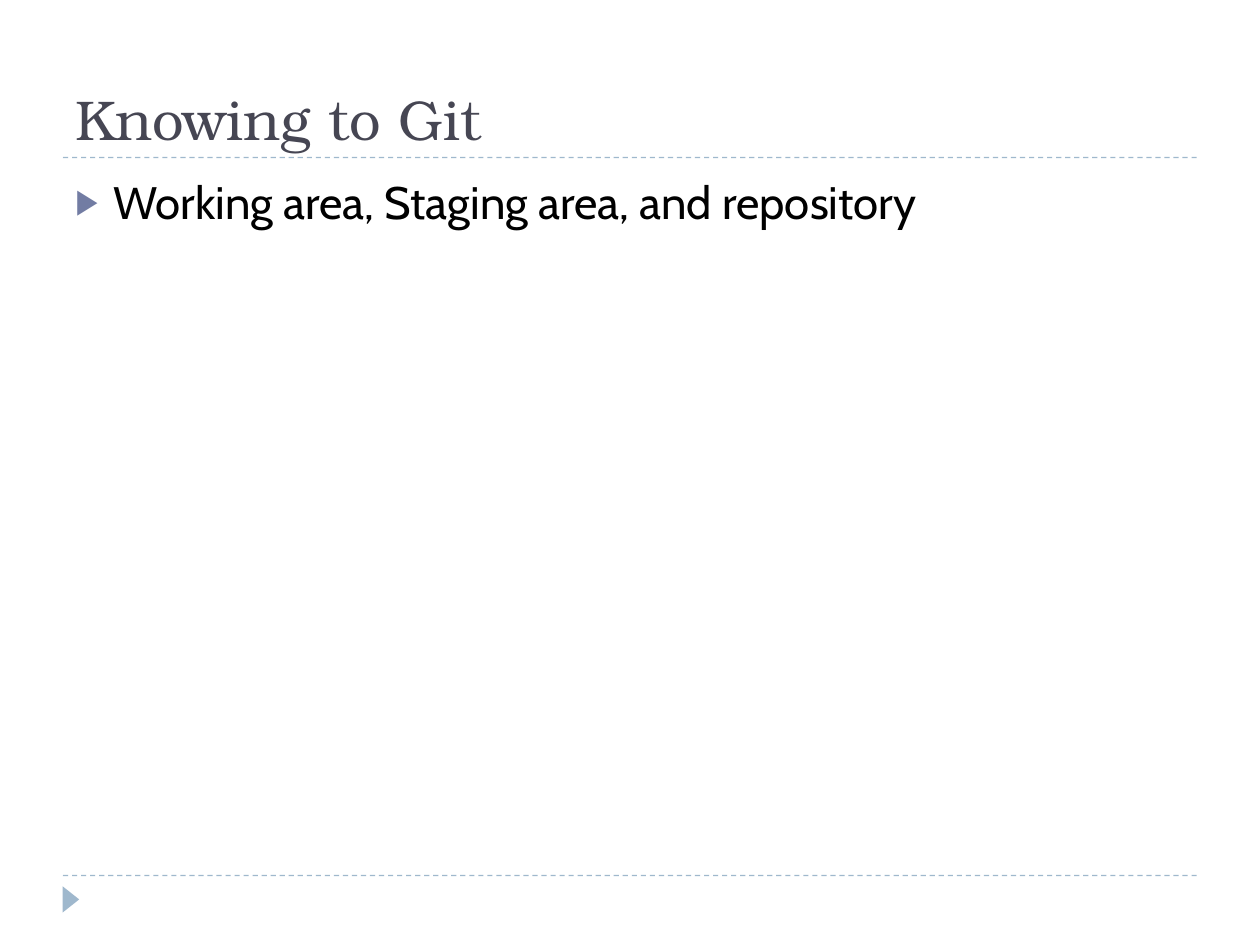
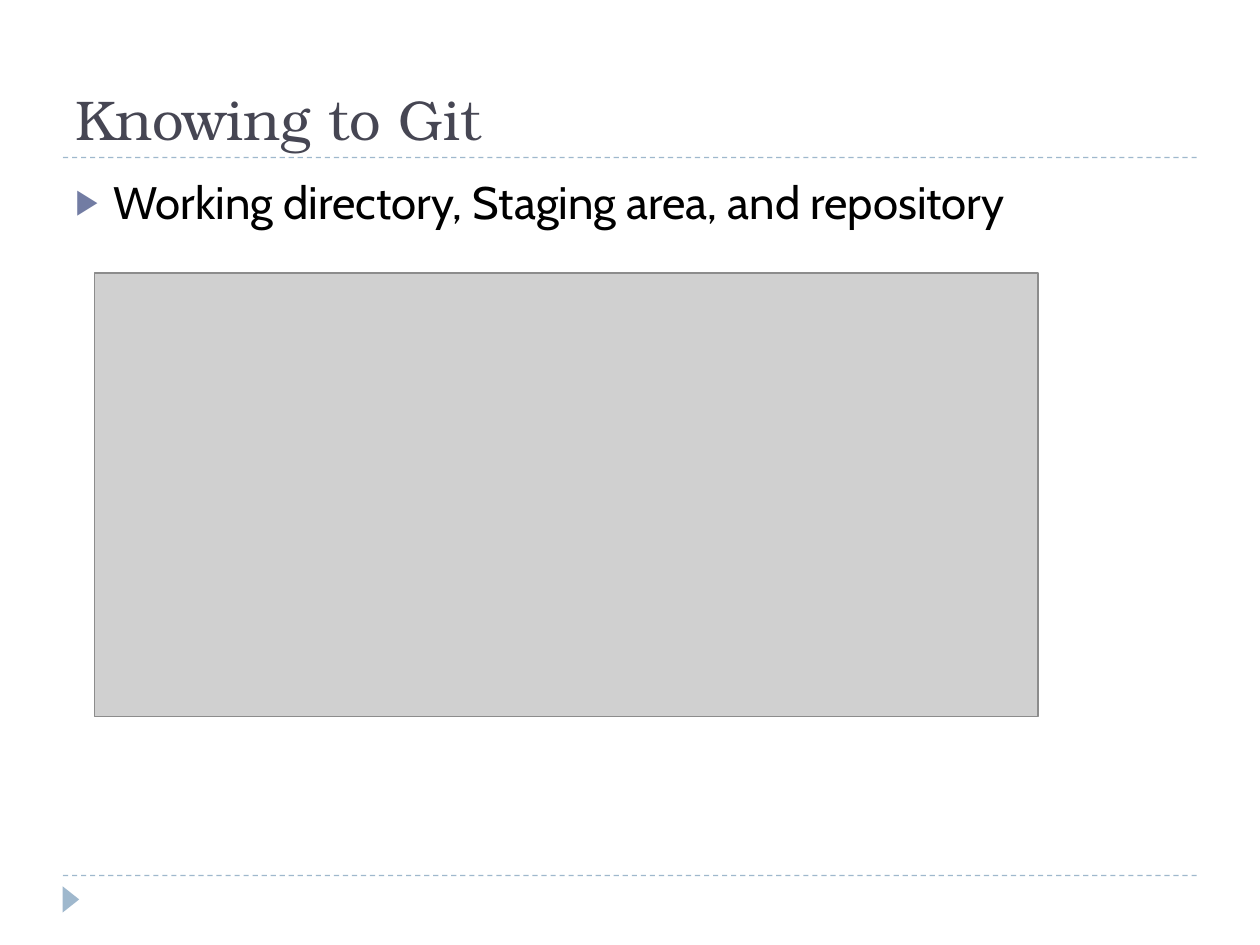
Before and after one commit to SamNiBoy/Trainning, a slide deck: slide 4 of Productivity_Git_Training.pptx. Drawn at 1260x945 pixels with LibreOffice and Linux fonts; fonts in the diff are those of the drawing; grey boxes stand for pictures. Boxes give left, top, right and bottom in pixels: in the first picture for what was removed or moved away, otherwise in the second. Text is boxed around its words. In the diff, an @@ line names an element or a change of style, - is before the commit and + after.

```diff
--- a/Productivity_Git_Training.pptx
+++ b/Productivity_Git_Training.pptx
@@ text at box(113, 185, 1005, 230): text changed @@
-▶ Working area, Staging area, and repository
+▶ Working directory, Staging area, and repository
@@ picture added at box(94, 273, 1038, 717) @@
```
Also in this commit, not shown: 2 other slides changed, 10 slides added, 1 slide removed, 1 other file.
